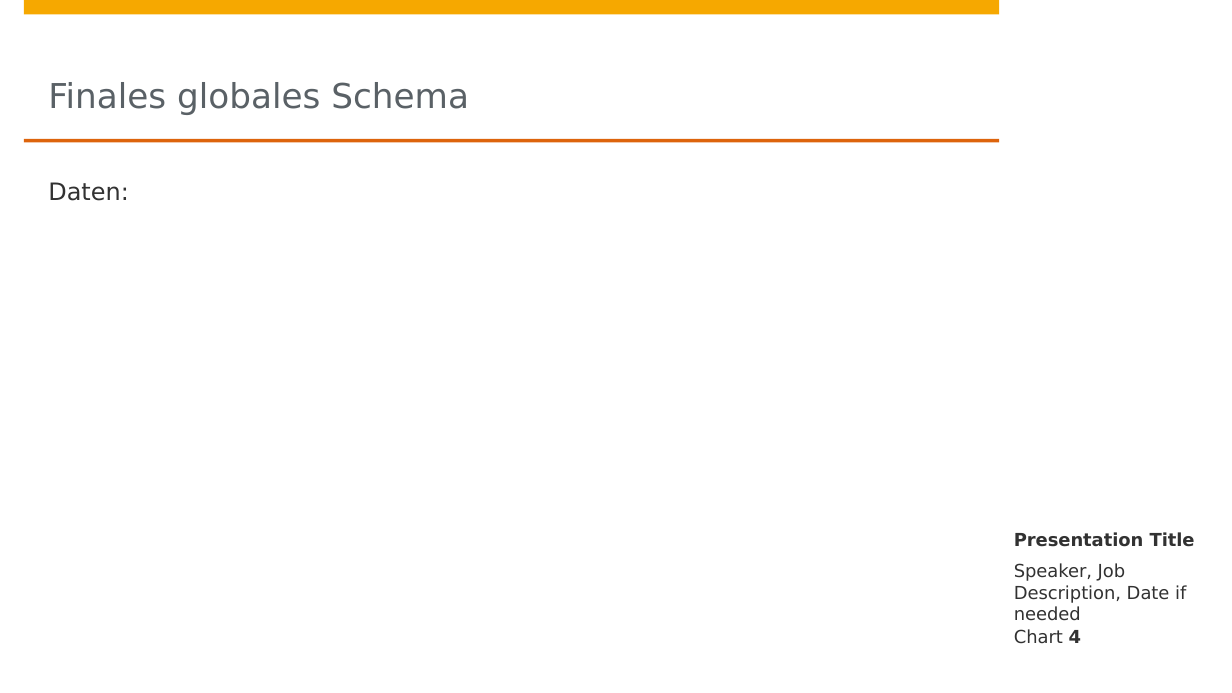
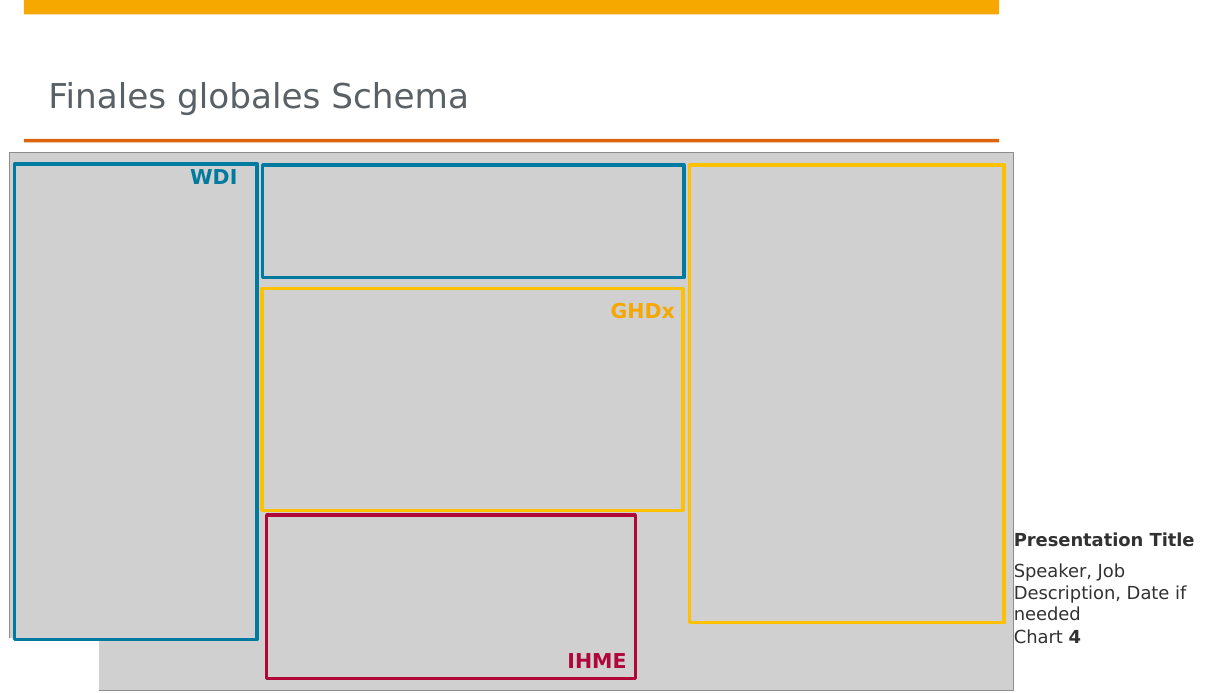
Before and after one commit to johanneshoetter/Health-Data-Integration, a slide deck: slide 4 of presentations/integration.pptx. Drawn at 1232x693 pixels with LibreOffice and Linux fonts; fonts in the diff are those of the drawing; grey boxes stand for pictures; background and template pictures are left out. Boxes give left, top, right and bottom in pixels: in the first picture for what was removed or moved away, otherwise in the second. Text is boxed around its words. In the diff, an @@ line names an element or a change of style, - is before the commit and + after.

```diff
--- a/presentations/integration.pptx
+++ b/presentations/integration.pptx
@@ picture added at (x1=10, y1=153, x2=1014, y2=691) @@
@@ rectangle added at (x1=15, y1=164, x2=257, y2=639), outline #007A9E 2 pt @@
@@ text added at (x1=190, y1=169, x2=237, y2=184), 12 pt, text #007A9E, bold @@
+WDI
@@ rectangle added at (x1=262, y1=165, x2=684, y2=277), outline #007A9E 2 pt @@
@@ rectangle added at (x1=690, y1=165, x2=1004, y2=623), outline #FFC000 2 pt @@
@@ text removed at (x1=48, y1=182, x2=129, y2=201) @@
-Daten:
@@ rectangle added at (x1=262, y1=288, x2=684, y2=510), outline #FFC000 2 pt @@
@@ text added at (x1=611, y1=302, x2=675, y2=319), 12 pt, text #F6A800, bold @@
+GHDx
@@ rectangle added at (x1=267, y1=515, x2=636, y2=679), outline #B1063A 2 pt @@
@@ rectangle added at (x1=10, y1=639, x2=97, y2=690), fill #FFFFFF, outline #FFFFFF 2 pt @@
@@ text added at (x1=567, y1=653, x2=626, y2=668), 12 pt, text #B1063A, bold @@
+IHME
```
Also in this commit, not shown: 5 other slides changed, 7 slides added, 4 other files.
